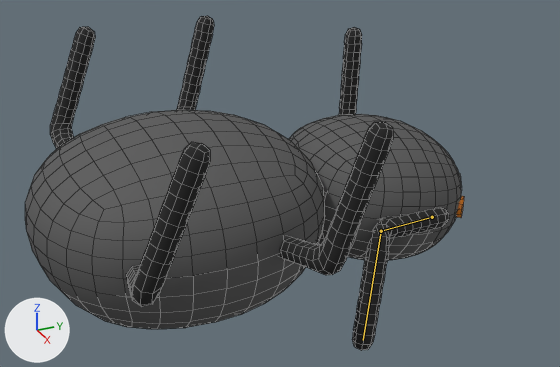
The FBX model DigDig02TeamIce/Assets/Enemies/Spider.fbx: old version first, new version second.
Rendered twice from a camera (50 mm lens) standing at (3.25, -0.5, 2.22) and looking at (0.04, 0.94, 0.61). The lights are fixed; the arrows at lower left show +X, +Y and +Z. The older version comes first. Both versions are drawn at frame 15 of the action 'KnockedOver'; the numbers are the values there. The bones that change are drawn over the model as lines. Mesh edges are drawn as thin lines.
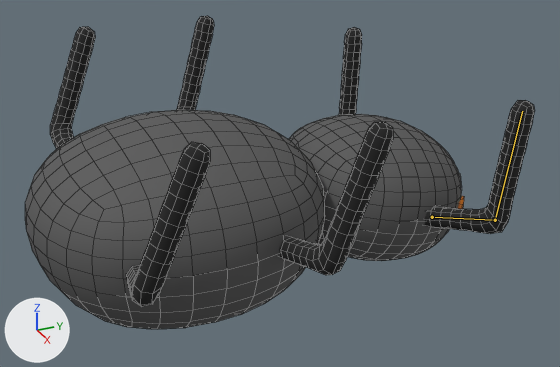
Pixel boxes (x1, y1, x2, y2) of what changed, in the pictures (560 x 367 px):
'Cube', posed (16% wider, 6% shorter)
    before: (25, 16, 464, 350)
    after: (25, 16, 535, 329)
bone 'F_UpperLeg_L', root to tip
    before: (432, 217) to (381, 231)
    after: (432, 217) to (495, 220)
bone 'F_LowerLeg_L', root to tip
    before: (381, 231) to (363, 340)
    after: (495, 220) to (522, 111)

The change, as a diff of the scene's bpy script:
```diff
--- a/DigDig02TeamIce/Assets/Enemies/Spider.fbx.py
+++ b/DigDig02TeamIce/Assets/Enemies/Spider.fbx.py
@@ bone_f_upperleg_l @@
 bone_f_upperleg_l = bpy.data.objects['Armature'].pose.bones['F_UpperLeg_L']  # child of 'UpperBody'
-bone_f_upperleg_l.rotation_quaternion = (-0.366, 0.241, 0.395, -0.808)  # degrees (-55, 6, 128)
+bone_f_upperleg_l.rotation_quaternion = (0.997, -0.014, 0.008, -0.075)  # degrees (-2, 1, -9)
@@ bone_f_lowerleg_l @@
 bone_f_lowerleg_l = bpy.data.objects['Armature'].pose.bones['F_LowerLeg_L']  # child of 'F_UpperLeg_L'
-bone_f_lowerleg_l.rotation_quaternion = (0.619, 0.265, -0.516, -0.529)  # degrees (70, -21, -96)
+bone_f_lowerleg_l.rotation_quaternion = (0.993, -0.045, -0.108, 0.021)  # degrees (-6, -12, 3)
```
